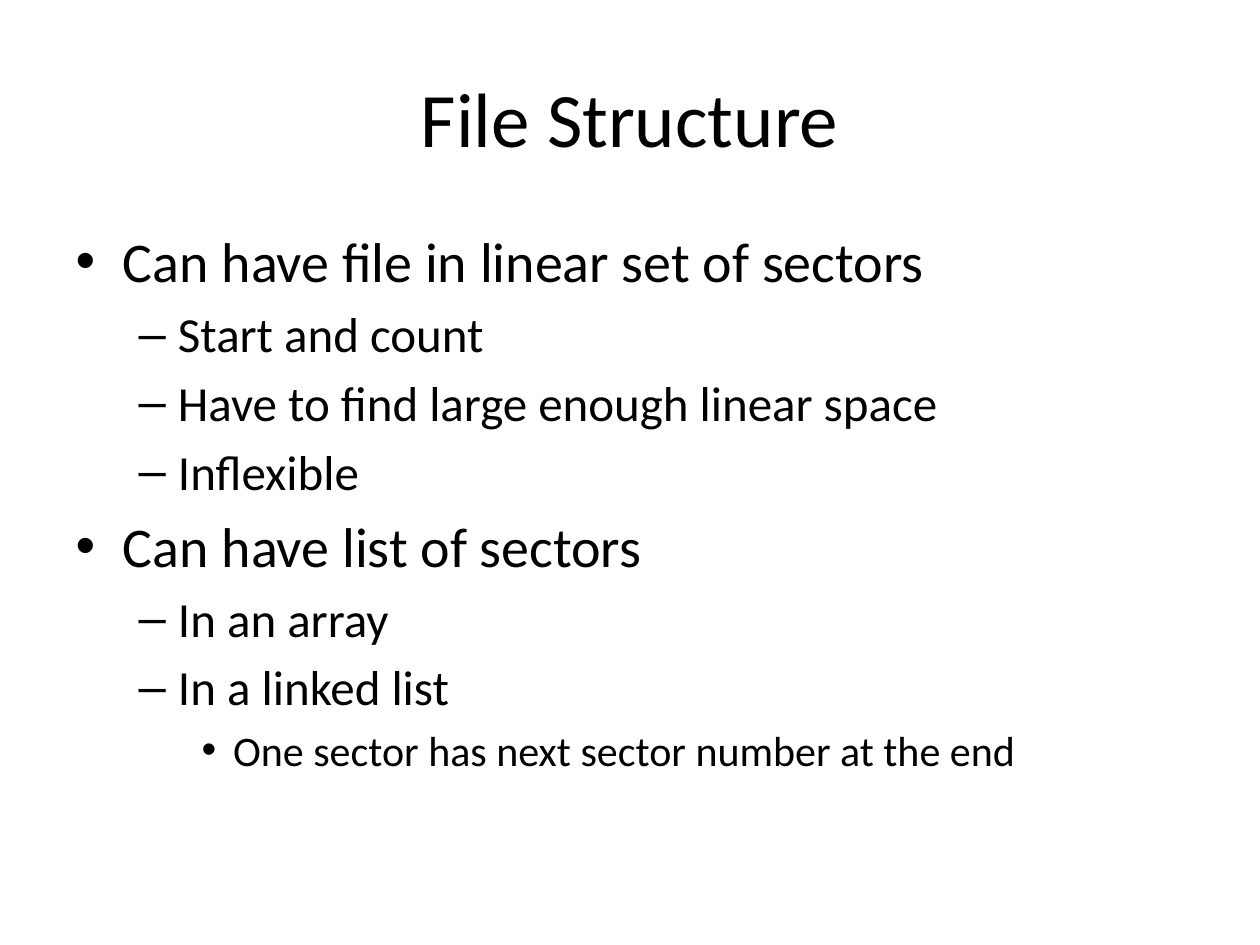
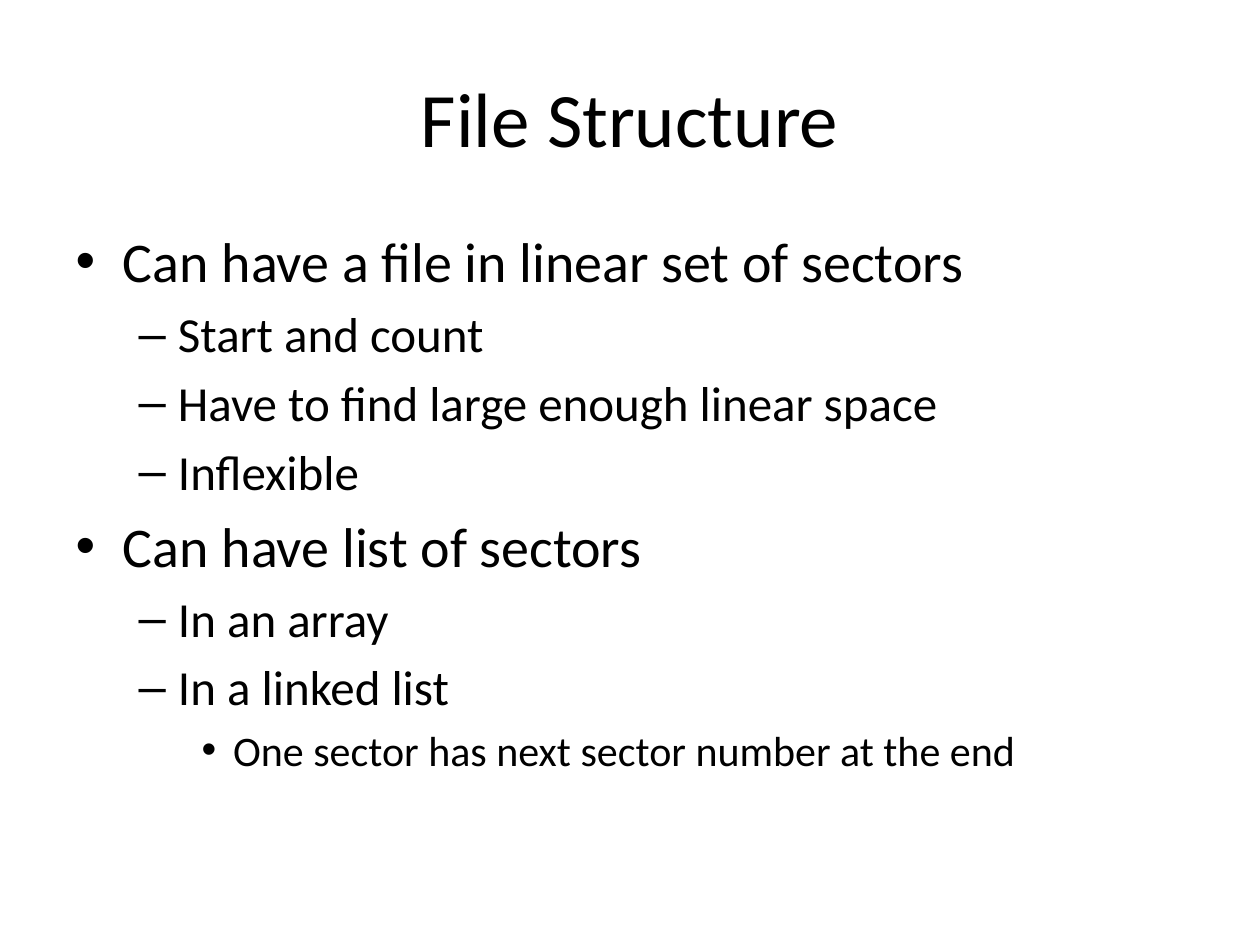
Before and after one commit to ivogeorg/cs1030, a slide deck: slide 13 of slides-steve/Chapter 04.pptx. Drawn at 1260x945 pixels with LibreOffice and Linux fonts; fonts in the diff are those of the drawing; background and template pictures are left out. Boxes give left, top, right and bottom in pixels: in the first picture for what was removed or moved away, otherwise in the second. Text is boxed around its words. In the diff, an @@ line names an element or a change of style, - is before the commit and + after.

```diff
--- a/slides-steve/Chapter 04.pptx
+++ b/slides-steve/Chapter 04.pptx
@@ text at (123,243,964,283): text changed @@
-• Can have file in linear set of sectors
+• Can have a file in linear set of sectors
```
Also in this commit, not shown: 13 other slides changed, 5 other files.
